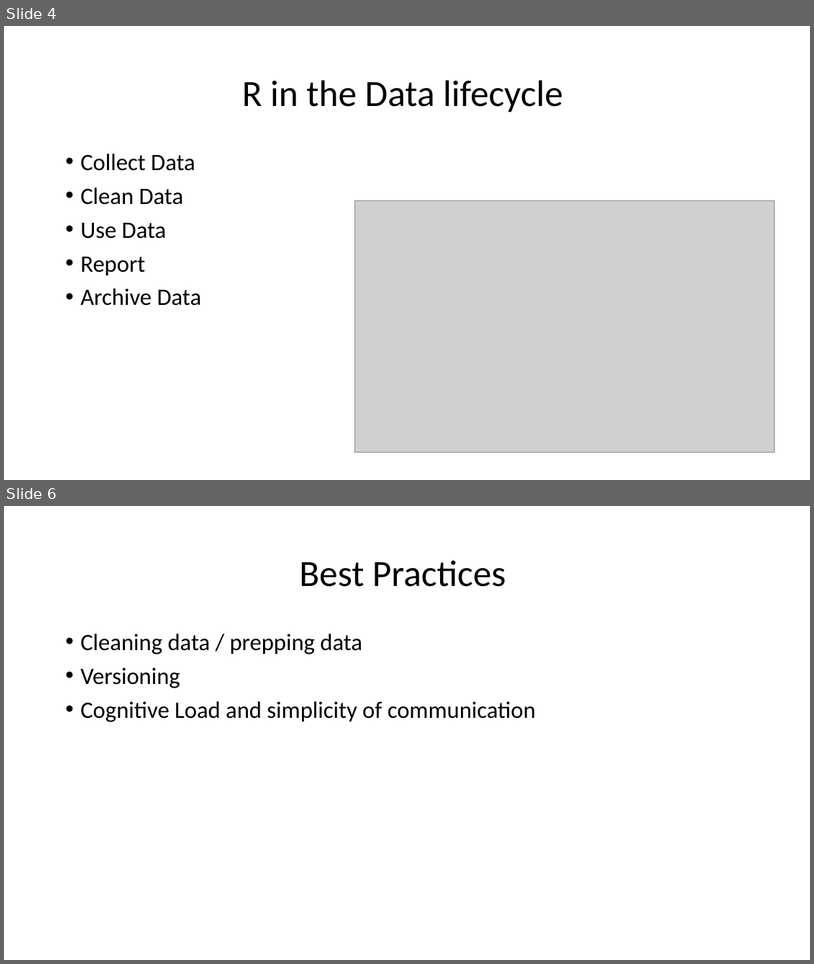
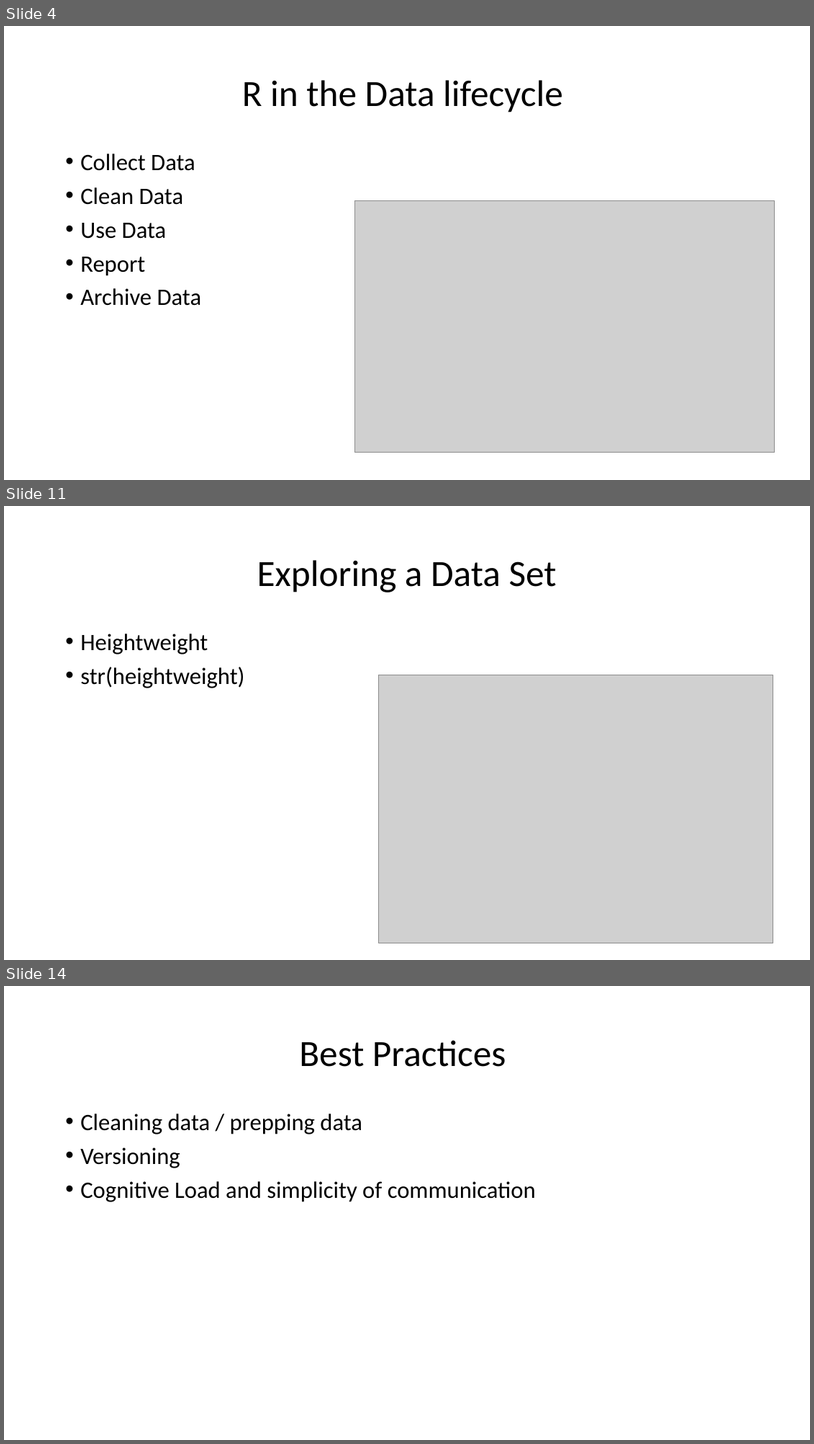
Before and after one commit to bdh5029/Rprojects, a slide deck: VisualizingR.pptx. Shown one above the other, each under a label of ours: slides 4 and 6 before the commit, slides 4, 11 and 14 after it; the slides between them are not shown. The pictures are 814x964 and 814x1444 pixels, drawn with LibreOffice and Linux fonts; fonts in the diff are those of the drawing; grey boxes stand for pictures. Boxes give left, top, right and bottom in pixels: in the first picture for what was removed or moved away, otherwise in the second. Text is boxed around its words. In the diff, an @@ line names an element or a change of style, - is before the commit and + after.

```diff
--- a/VisualizingR.pptx
+++ b/VisualizingR.pptx
@@ slide 11 added at box(4, 506, 810, 960), background #FFFFFF @@
@@ title added at box(257, 560, 557, 592), 44 pt, text #000000 @@
+Exploring a Data Set
@@ text added at box(80, 633, 244, 688), 28 pt, text #000000 @@
+• Heightweight
+• str(heightweight)
@@ picture added at box(378, 674, 773, 943) @@
@@ what was slide 6 is now slide 14 @@
```
Also in this commit, not shown: 2 slides changed, 10 other slides added, 10 slides removed.
